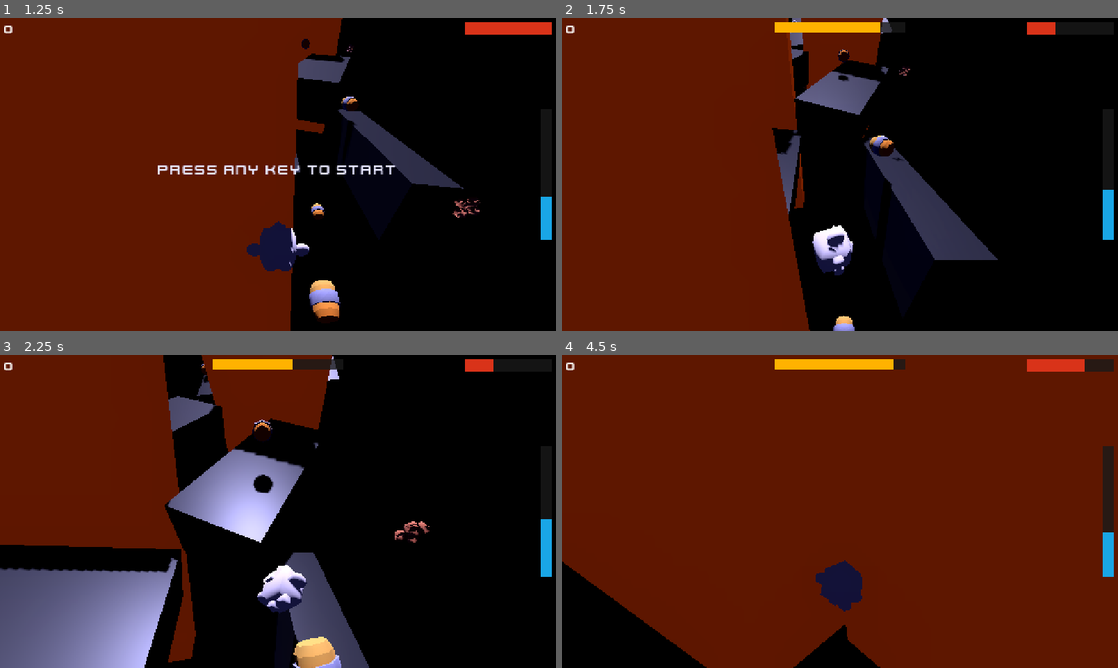
Above: before the commit, frames 1-4 (two rows, left to right).
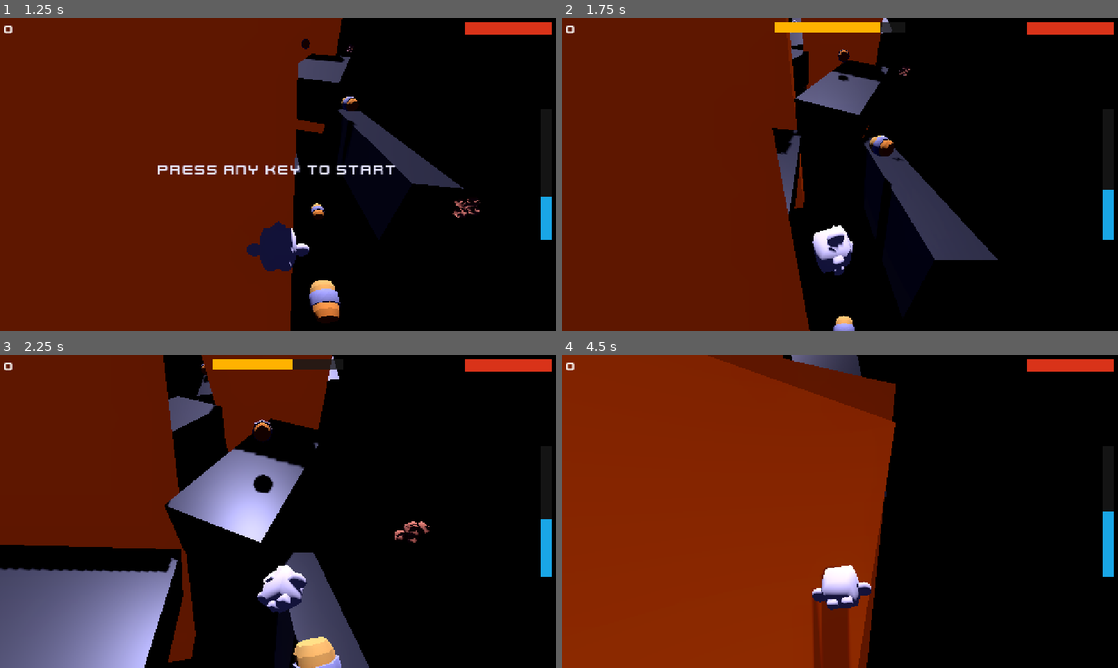
Above: after the commit, the same moments.

Repository: Dinozor/space-jumper
Game: Godot game, scene res://game/main/main.tscn
Same seed, same stepped clock (60 frames per second), same inputs: the game is played once before the commit and once after it.
Inputs (mouse positions are in pixels of both pictures, inside the frame that each line leads up to):
- Up to frame 1 (1.25 s): click "Play" at 0.5 s
- Up to frame 2 (1.75 s): tap Enter at 1.25 s; move the mouse to (962, 158) at 1.27 s; hold D (move_right) from 1.28 s (still down); click (962, 158) at 1.42 s
- Up to frame 3 (2.25 s): move the mouse to (166, 527) at 2.02 s; release D (move_right) at 2.03 s; hold S (move_back) from 2.03 s (still down)
- Up to frame 4 (4.5 s): move the mouse to (895, 442) at 2.77 s; release S (move_back) at 2.78 s; hold D (move_right) 2.78-3.5 s; click (840, 527) at 3.5 s, where only the run before the commit has a clickable "Restart"; tap Enter at 4.25 s; move the mouse to (812, 574) at 4.27 s; hold W (move_forward) from 4.28 s (still down); click (812, 574) at 4.42 s

Frame 1 is identical in both runs. In frame 2, 0.4% of the frame differs, in the area x 46-100%, y 1-81%; in frame 3, 0.4%; in frame 4, 95%, in the area x 0-100%, y 0-100%.

Commit message:
fix(debris): use player-side slide collision for reliable single-fire bounce detection
Replaced RigidBody3D.body_entered (unreliable for CharacterBody3D) with
player-side get_slide_collision() iteration. Each debris object now exposes
on_player_contact() with a 0.5s cooldown flag to prevent re-triggering
during sustained contact.

Fixes both: missed bounces and multiple bounces per touch.

Co-Authored-By: Claude Sonnet 4.6 <noreply@anthropic.com>

Diff:
--- a/game/objects/debris_doorway.gd
+++ b/game/objects/debris_doorway.gd
@@ -3,13 +3,16 @@
 
 ## Huge space-station chunk with a doorway gap; player must navigate through the opening.
 
-@export var fall_speed: float = 8.0
-@export var damage: int = 1
-
 const CORRIDOR_HALF: float = 12.0
 const DOOR_WIDTH: float = 8.0
 const SLAB_HEIGHT: float = 20.0
 const SLAB_DEPTH: float = 6.0
+const BOUNCE_COOLDOWN: float = 0.5
+
+@export var fall_speed: float = 8.0
+@export var damage: int = 1
+
+var _bounce_on_cooldown: bool = false
 
 @onready var _left_col: CollisionShape3D = $LeftCollision
 @onready var _right_col: CollisionShape3D = $RightCollision
@@ -18,10 +21,7 @@
 
 
 func _ready() -> void:
-	contact_monitor = true
-	max_contacts_reported = 4
 	linear_velocity = Vector3(0.0, -fall_speed, 0.0)
-	body_entered.connect(_on_body_entered)
 	var offsets: Array[float] = [-4.0, 0.0, 4.0]
 	var door_x: float = offsets[randi() % offsets.size()]
 	var mat: StandardMaterial3D = _make_material()
@@ -59,8 +59,16 @@
 	return mat
 
 
-func _on_body_entered(body: Node3D) -> void:
-	if body is Player and body.is_physics_processing():
-		body.take_damage(damage)
-		var normal := (body.global_position - global_position).normalized()
-		body.bounce(normal)
+## Called by the player when a slide collision is detected against this object.
+func on_player_contact(player: Player) -> void:
+	if _bounce_on_cooldown:
+		return
+	_bounce_on_cooldown = true
+	get_tree().create_timer(BOUNCE_COOLDOWN).timeout.connect(_clear_bounce_cooldown)
+	player.take_damage(damage)
+	var normal: Vector3 = (player.global_position - global_position).normalized()
+	player.bounce(normal)
+
+
+func _clear_bounce_cooldown() -> void:
+	_bounce_on_cooldown = false
--- a/game/objects/debris_hazard.gd
+++ b/game/objects/debris_hazard.gd
@@ -3,19 +3,28 @@
 
 ## Hazard debris: damages the player on contact but still allows a bounce.
 
+const BOUNCE_COOLDOWN: float = 0.5
+
 @export var fall_speed: float = 8.0
 @export var damage: int = 1
 
+var _bounce_on_cooldown: bool = false
+
 
 func _ready() -> void:
-	contact_monitor = true
-	max_contacts_reported = 4
 	linear_velocity = Vector3(0.0, -fall_speed, 0.0)
-	body_entered.connect(_on_body_entered)
 
 
-func _on_body_entered(body: Node3D) -> void:
-	if body is Player and body.is_physics_processing():
-		body.take_damage(damage)
-		var normal := (body.global_position - global_position).normalized()
-		body.bounce(normal)
+## Called by the player when a slide collision is detected against this object.
+func on_player_contact(player: Player) -> void:
+	if _bounce_on_cooldown:
+		return
+	_bounce_on_cooldown = true
+	get_tree().create_timer(BOUNCE_COOLDOWN).timeout.connect(_clear_bounce_cooldown)
+	player.take_damage(damage)
+	var normal: Vector3 = (player.global_position - global_position).normalized()
+	player.bounce(normal)
+
+
+func _clear_bounce_cooldown() -> void:
+	_bounce_on_cooldown = false
--- a/game/objects/debris_safe.gd
+++ b/game/objects/debris_safe.gd
@@ -3,20 +3,26 @@
 
 ## Safe debris: player bounces off it without taking damage.
 
-signal bounce_triggered(normal: Vector3)
+const BOUNCE_COOLDOWN: float = 0.5
 
 @export var fall_speed: float = 8.0
 
+var _bounce_on_cooldown: bool = false
+
 
 func _ready() -> void:
-	contact_monitor = true
-	max_contacts_reported = 4
 	linear_velocity = Vector3(0.0, -fall_speed, 0.0)
-	body_entered.connect(_on_body_entered)
 
 
-func _on_body_entered(body: Node3D) -> void:
-	if body is Player and body.is_physics_processing():
-		var normal := (body.global_position - global_position).normalized()
-		bounce_triggered.emit(normal)
-		body.bounce(normal)
+## Called by the player when a slide collision is detected against this object.
+func on_player_contact(player: Player) -> void:
+	if _bounce_on_cooldown:
+		return
+	_bounce_on_cooldown = true
+	get_tree().create_timer(BOUNCE_COOLDOWN).timeout.connect(_clear_bounce_cooldown)
+	var normal: Vector3 = (player.global_position - global_position).normalized()
+	player.bounce(normal)
+
+
+func _clear_bounce_cooldown() -> void:
+	_bounce_on_cooldown = false
--- a/game/objects/debris_wall.gd
+++ b/game/objects/debris_wall.gd
@@ -3,27 +3,34 @@
 
 ## Wall-type obstacle: blocks one half of the corridor, forcing the player to find the open side.
 
+const WALL_HALF_OFFSET: float = 5.0
+const BOUNCE_COOLDOWN: float = 0.5
+
 @export var fall_speed: float = 8.0
 @export var damage: int = 1
 
-const WALL_HALF_OFFSET: float = 5.0
+var _bounce_on_cooldown: bool = false
 
 @onready var _collision: CollisionShape3D = $CollisionShape3D
 @onready var _mesh_node: MeshInstance3D = $Mesh
 
 
 func _ready() -> void:
-	contact_monitor = true
-	max_contacts_reported = 4
 	linear_velocity = Vector3(0.0, -fall_speed, 0.0)
-	body_entered.connect(_on_body_entered)
 	var side: float = 1.0 if randf() > 0.5 else -1.0
 	_collision.position.x = side * WALL_HALF_OFFSET
 	_mesh_node.position.x = side * WALL_HALF_OFFSET
 
 
-func _on_body_entered(body: Node3D) -> void:
-	if body is Player and body.is_physics_processing():
-		body.take_damage(damage)
-		var normal := (body.global_position - global_position).normalized()
-		body.bounce(normal)
+## Called by the player when a slide collision is detected against this object.
+func on_player_contact(player: Player) -> void:
+	if _bounce_on_cooldown:
+		return
+	_bounce_on_cooldown = true
+	get_tree().create_timer(BOUNCE_COOLDOWN).timeout.connect(_clear_bounce_cooldown)
+	var normal: Vector3 = (player.global_position - global_position).normalized()
+	player.bounce(normal)
+
+
+func _clear_bounce_cooldown() -> void:
+	_bounce_on_cooldown = false
--- a/game/player/player.gd
+++ b/game/player/player.gd
@@ -95,6 +95,19 @@
 	velocity = _velocity
 	move_and_slide()
 	_velocity = velocity
+	_handle_slide_collisions()
+
+
+func _handle_slide_collisions() -> void:
+	var contacted: Array[Object] = []
+	for i: int in get_slide_collision_count():
+		var col: KinematicCollision3D = get_slide_collision(i)
+		var collider: Object = col.get_collider()
+		if collider == null or collider in contacted:
+			continue
+		contacted.append(collider)
+		if collider.has_method("on_player_contact"):
+			collider.on_player_contact(self)
 
 
 func _rotate_mesh(delta: float) -> void:
Not shown, changed: TODO.md
